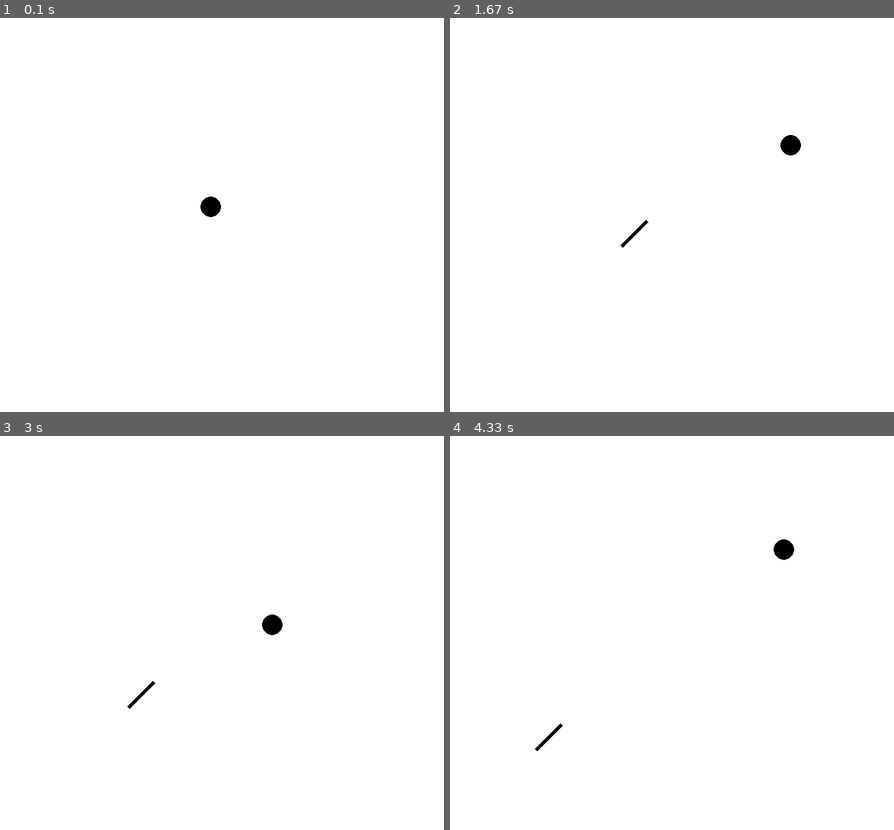
Above: before the commit, frames 1-4 (two rows, left to right).
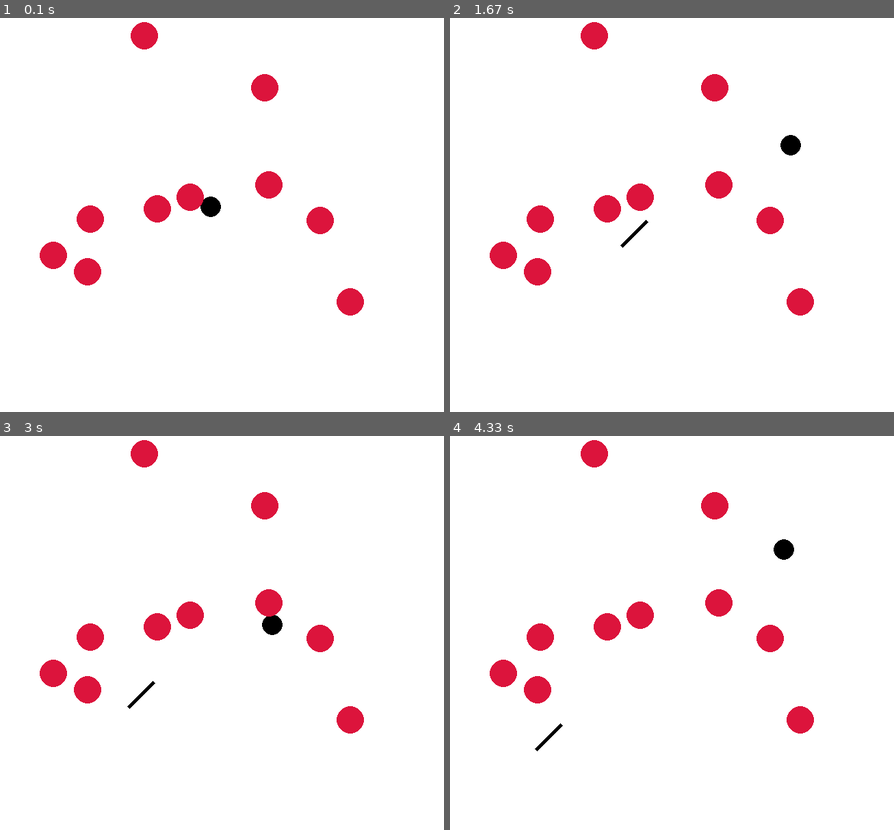
Above: after the commit, the same moments.

Repository: dionisiyKDO/PyGame-SpearLaunch
Game: pygame game, started from main.py
Two runs of this game, one before a commit and one after it. Both use one fixed random seed, a clock stepped at 60 frames per second and the inputs below.
Inputs (mouse positions are in pixels of both pictures, inside the frame that each line leads up to):
- Up to frame 1 (0.1 s): no input
- Up to frame 2 (1.67 s): click (658, 207) at 0.38 s; hold D 0.67-1.13 s; hold W 1.17-1.47 s; hold D from 1.5 s (still down)
- Up to frame 3 (3 s): release D at 1.97 s; hold A 2-2.53 s; hold S 2.57-2.87 s; hold A from 2.9 s (still down)
- Up to frame 4 (4.33 s): release A at 3.3 s; hold W 3.33-3.7 s; hold D from 3.73 s (still down)

The runs differ from the first frame. In frame 1, 3.3% of the frame differs, in the area x 8-82%, y 1-76%; in frame 2, 3.3%; in frame 3, 3.3%; in frame 4, 3.3%.

Commit message:
added dummies with collision check

Diff:
--- a/main.py
+++ b/main.py
@@ -1,13 +1,13 @@
 import sys
 import math
 import time
+import random
 
 from settings import *
 
 import pygame
 import moderngl
 import numpy as np
-
 
 pygame.init()
 
@@ -58,16 +58,6 @@
     def follow_cursor(self, cursor_x, cursor_y):
         self.angle = math.degrees(math.atan2(self.y - cursor_y, cursor_x - self.x))
 
-    # def throw(self):
-    #     self.vx = math.cos(math.radians(self.angle)) * self.speed
-    #     self.vy = -math.sin(math.radians(self.angle)) * self.speed
-    #     self.thrown = True
-
-    # def update(self):
-    #     if self.thrown:
-    #         self.x += self.vx
-    #         self.y += self.vy
-
     def throw(self):
         initial_speed = self.speed * 4.0  # Example: starting with double the speed
         self.vx = math.cos(math.radians(self.angle)) * initial_speed
@@ -81,22 +71,41 @@
                 deceleration = 0.1  # Adjust as needed
                 self.vx *= (1 - deceleration)
                 self.vy *= (1 - deceleration)
-                print(f"Velocity (vx, vy): ({self.vx}, {self.vy})")
             else:
                 # Once velocity reaches or falls below self.speed, maintain steady speed
                 self.vx = math.cos(math.radians(self.angle)) * self.speed
                 self.vy = -math.sin(math.radians(self.angle)) * self.speed
-                print(f"Steady Velocity (vx, vy): ({self.vx}, {self.vy})")
 
             self.x += self.vx
             self.y += self.vy
-
 
     def draw(self, screen):
         spear_surface = pygame.Surface((self.length, SPEAR_WIDTH), pygame.SRCALPHA)
         spear_surface.fill(SPEAR_COLOR)
         rotated_spear = pygame.transform.rotate(spear_surface, self.angle)
         screen.blit(rotated_spear, rotated_spear.get_rect(center=(self.x, self.y)))
+
+
+class Dummy:
+    def __init__(self, x, y):
+        self.x = x
+        self.y = y
+        self.radius = DUMMY_RADIUS
+        self.color = DUMMY_COLOR
+        self.hit = False
+
+    def draw(self, screen):
+        pygame.draw.circle(screen, self.color, (int(self.x), int(self.y)), self.radius)
+
+    def check_collision(self, spear):
+        if not self.hit and spear.thrown:
+            distance = math.sqrt((self.x - spear.x)**2 + (self.y - spear.y)**2)
+            max_distance = spear.speed + self.radius
+            if distance <= max_distance:
+                self.hit = True
+                self.color = HIT_COLOR
+                print("Dummy hit!")
+                # Handle dummy hit logic here (e.g., score increment, visual effect)
 
 def draw_charge_indicator(screen, charge_value):
     charge_indicator_width = int((charge_value / 100) * SCREEN_WIDTH)
@@ -141,6 +150,7 @@
     running = True
     character = Character(SCREEN_WIDTH // 2, SCREEN_HEIGHT // 2)
     spear = None
+    dummies = [Dummy(random.randint(50, SCREEN_WIDTH - 50), random.randint(50, SCREEN_HEIGHT - 50)) for _ in range(NUM_DUMMIES)]
 
     while running:
         cursor_x, cursor_y = pygame.mouse.get_pos()
@@ -148,6 +158,11 @@
 
         screen.fill(WHITE)
         character.draw(screen)
+
+        for dummy in dummies:
+            dummy.draw(screen)
+            if spear and spear.thrown:
+                dummy.check_collision(spear)
 
         if spear:
             if not spear.thrown:
@@ -160,6 +175,7 @@
                 spear = None
 
         # Apply zoom effect
+        # TODO fix zooming
         zoomed_screen = apply_zoom(screen, zoom_level)
         screen.blit(zoomed_screen, (0, 0))
 
--- a/settings.py
+++ b/settings.py
@@ -3,6 +3,7 @@
 BLACK = (0, 0, 0)
 RED = (255, 0, 0)
 CRIMSON = (220, 20, 60)
+BLUE = (0, 0, 255)
 
 SCREEN_WIDTH = 800
 SCREEN_HEIGHT = 600
@@ -25,3 +26,10 @@
 # Zoom properties
 ZOOM_SCALE = 1.1  # Maximum zoom scale
 zoom_level = 1.0
+
+# Game properties
+NUM_DUMMIES = 10
+DUMMY_RADIUS = 20
+DUMMY_SPEED = 10
+DUMMY_COLOR = CRIMSON
+HIT_COLOR = BLUE
